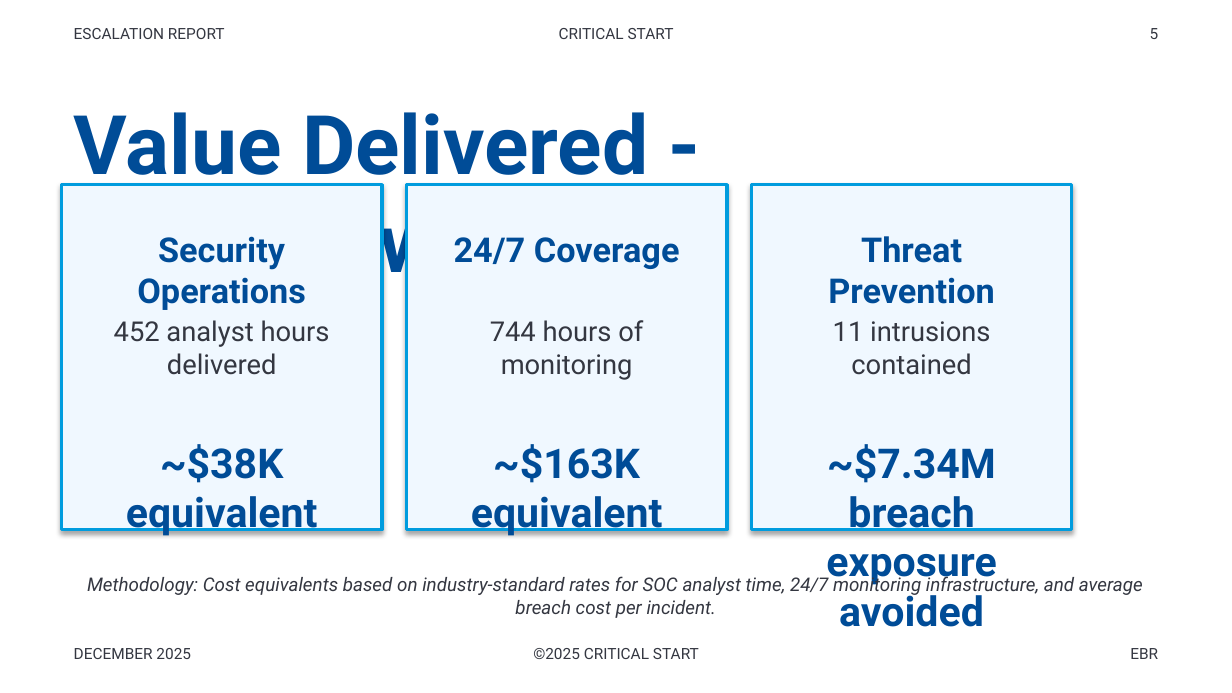
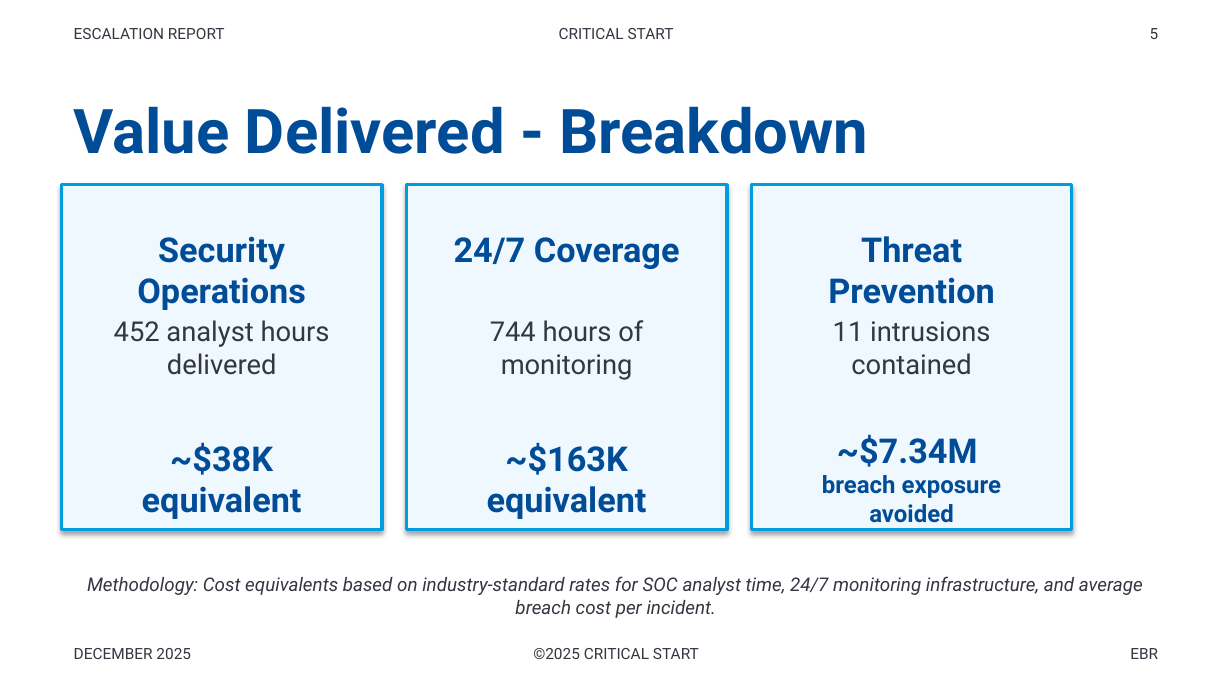
Before and after one commit to peregr956/Escalation-Details-Report, a slide deck: slide 5 of output/escalation_report_2025-12-22.pptx. Drawn at 1232x693 pixels with LibreOffice and Linux fonts; fonts in the diff are those of the drawing. Boxes give left, top, right and bottom in pixels: in the first picture for what was removed or moved away, otherwise in the second. Text is boxed around its words. In the diff, an @@ line names an element or a change of style, - is before the commit and + after.

```diff
--- a/output/escalation_report_2025-12-22.pptx
+++ b/output/escalation_report_2025-12-22.pptx
@@ text "Value Delivered - Breakdown" at box(74, 106, 868, 154): size 48 to 36 pt @@
@@ text "~$38K equivalent" at box(142, 442, 302, 519): size 24 to 20 pt @@
@@ text "~$163K equivalent" at box(487, 442, 647, 519): size 24 to 20 pt @@
@@ text at box(822, 434, 1002, 529): text changed; size 24 to 14 pt @@
-~$7.34M breach exposure avoided
+~$7.34M
+breach exposure avoided
```
Also in this commit, not shown: 21 other slides changed, 10 other files.
